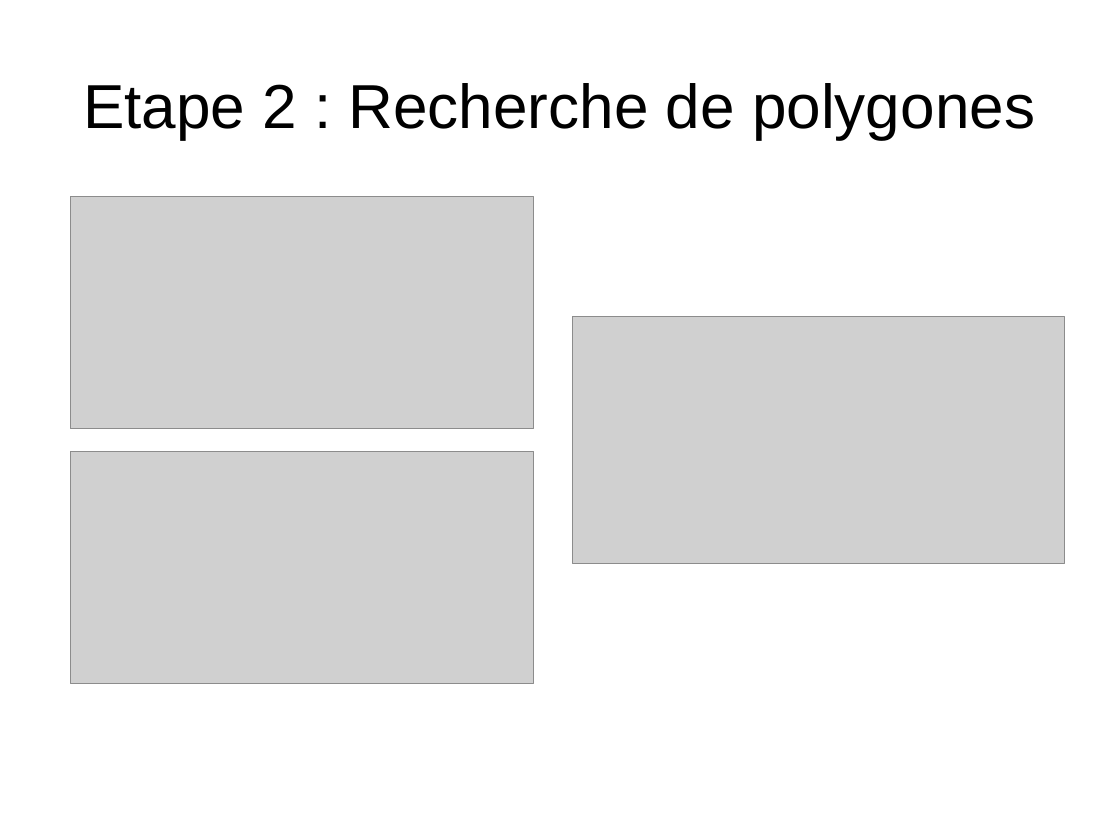
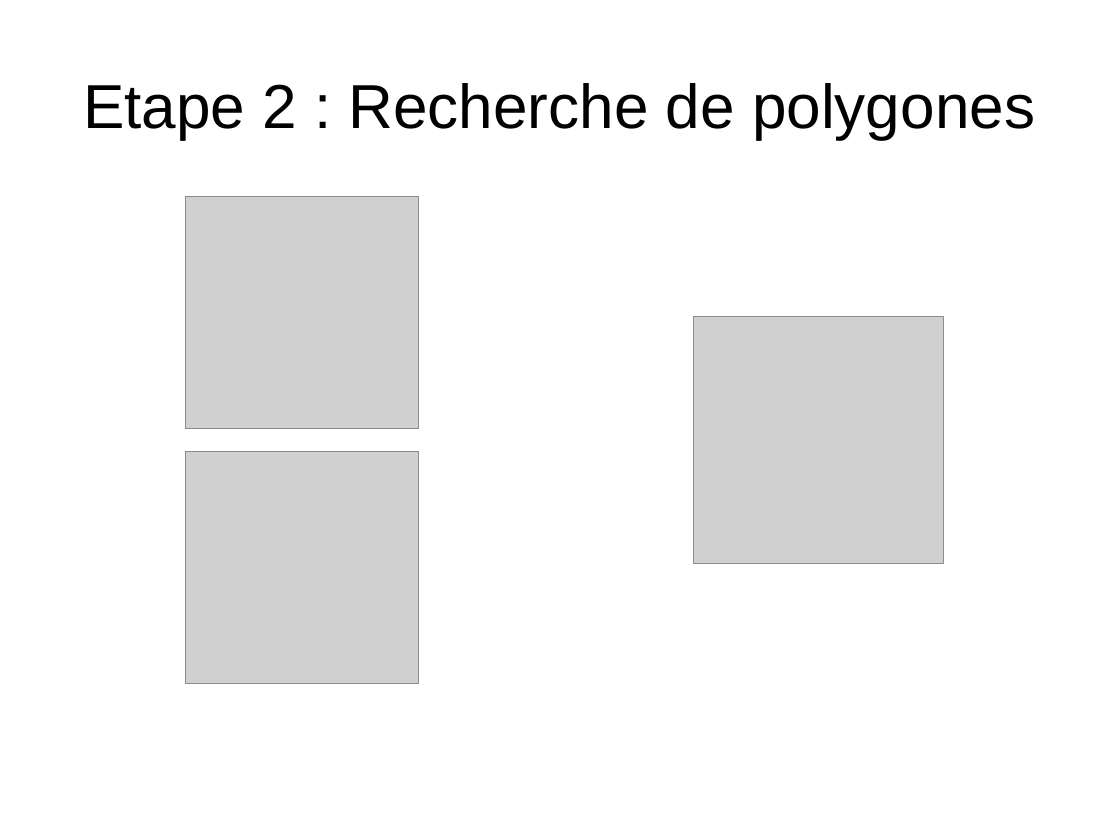
Before and after one commit to wagnerf42/Jimn, a slide deck: slide 11 of soutenance/soutenance.odp. Drawn at 1120x840 pixels with LibreOffice and Linux fonts; fonts in the diff are those of the drawing; grey boxes stand for pictures. Boxes give left, top, right and bottom in pixels: in the first picture for what was removed or moved away, otherwise in the second. Text is boxed around its words. In the diff, an @@ line names an element or a change of style, - is before the commit and + after.

Commit message:
crop images

```diff
--- a/soutenance/soutenance.odp
+++ b/soutenance/soutenance.odp
@@ picture: place and size @@
-picture at <box>70,196,534,429</box>
+picture at <box>185,196,419,429</box>
@@ picture: place and size @@
-picture at <box>572,317,1064,564</box>
+picture at <box>694,317,944,564</box>
@@ picture: place and size @@
-picture at <box>70,451,534,684</box>
+picture at <box>185,451,419,684</box>
```
Also in this commit, not shown: 2 other slides changed.
